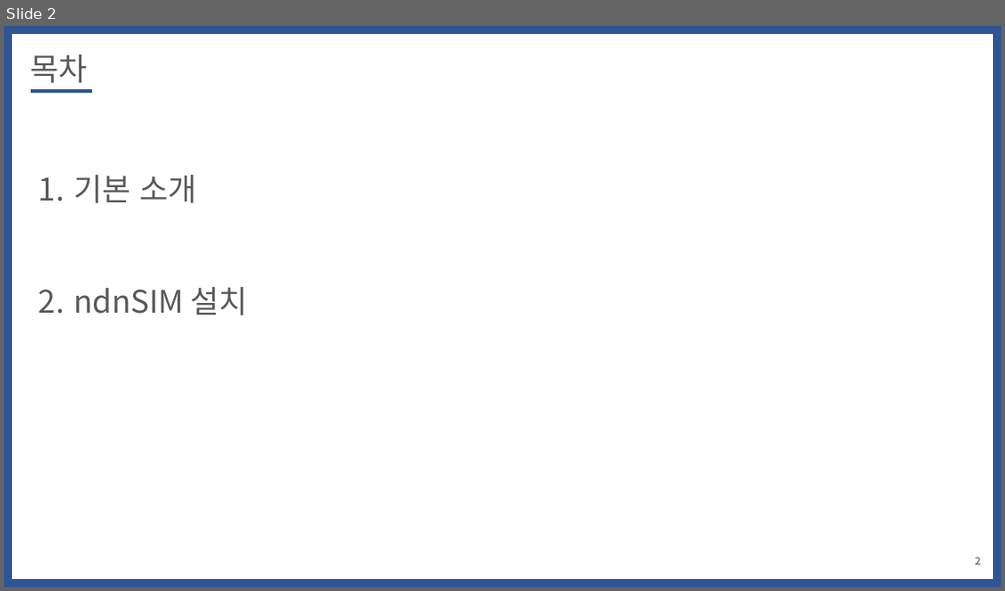
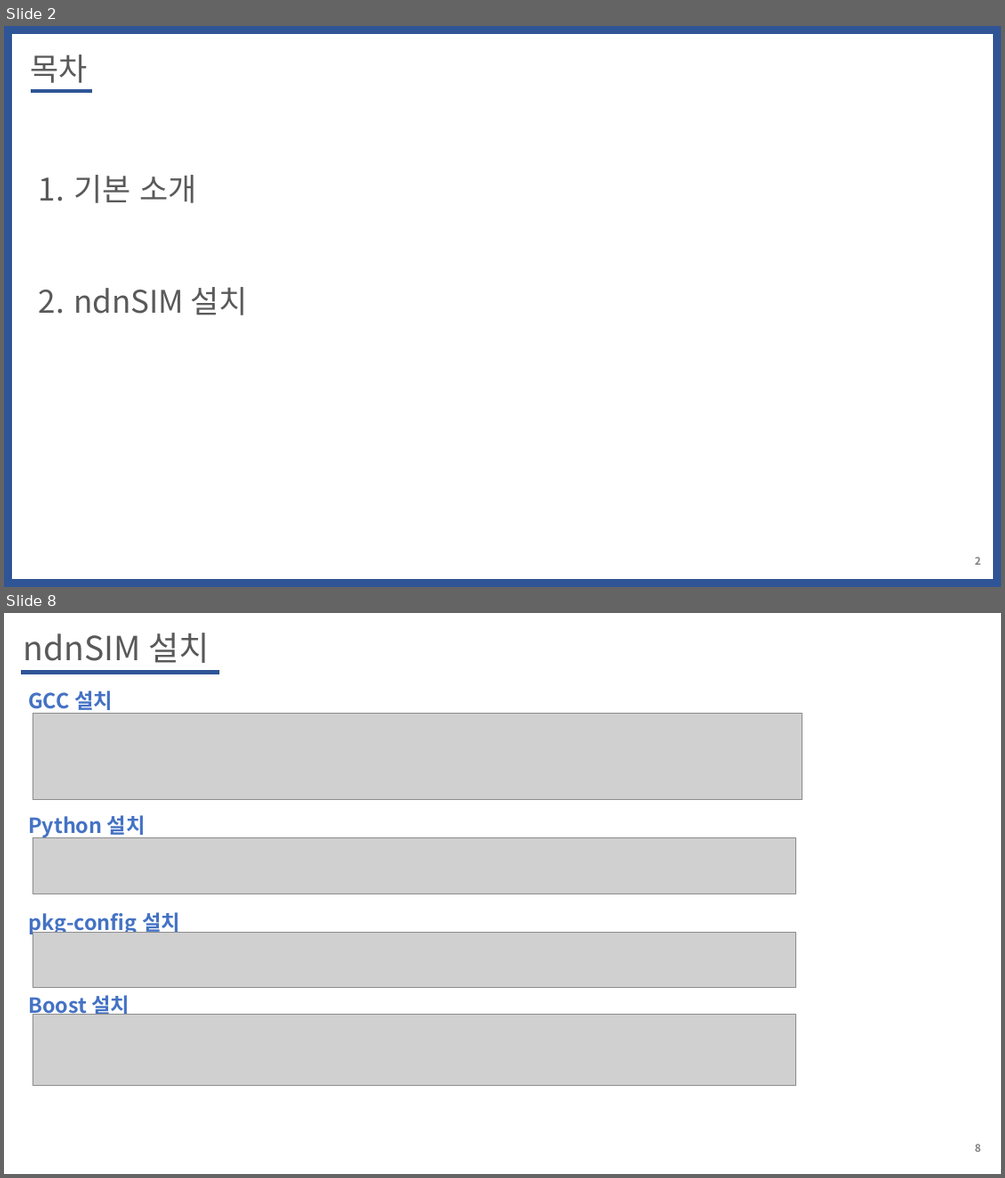
Before and after one commit to WoogiBoogi1129/ICN-NDN, a slide deck: Named-Data-Net/PPT/NDN_Tutorial_ndnSIM_Install.pptx. Shown one above the other, each under a label of ours: slide 2 before the commit, slides 2 and 8 after it; the slides between them are not shown. The pictures are 1005x591 and 1005x1178 pixels, drawn with LibreOffice and Linux fonts; fonts in the diff are those of the drawing; grey boxes stand for pictures. Boxes give left, top, right and bottom in pixels: in the first picture for what was removed or moved away, otherwise in the second. Text is boxed around its words. In the diff, an @@ line names an element or a change of style, - is before the commit and + after.

```diff
--- a/Named-Data-Net/PPT/NDN_Tutorial_ndnSIM_Install.pptx
+++ b/Named-Data-Net/PPT/NDN_Tutorial_ndnSIM_Install.pptx
@@ slide 8 added at box(4, 613, 1001, 1174), background #FFFFFF @@
@@ text added at box(23, 633, 210, 663), 32 pt, text #595959 @@
+ndnSIM 설치
@@ line added from (21, 672) to (219, 672), #2F5597 4.5 pt @@
@@ text added at box(28, 690, 113, 714), 20 pt, text #4472C4, bold @@
+GCC 설치
@@ picture added at box(32, 714, 802, 800) @@
@@ text added at box(28, 815, 146, 838), 20 pt, text #4472C4, bold @@
+Python 설치
@@ picture added at box(32, 838, 796, 893) @@
@@ text added at box(28, 912, 180, 935), 20 pt, text #4472C4, bold @@
+pkg-config 설치
@@ picture added at box(32, 933, 796, 988) @@
@@ text added at box(28, 992, 129, 1019), 20 pt, text #4472C4, bold @@
+Boost 설치
@@ picture added at box(32, 1014, 796, 1086) @@
@@ page number added at box(975, 1143, 981, 1151), 10 pt, text #808080, bold @@
+8
```
Also in this commit, not shown: 2 slides changed, 7 other slides added, 10 slides removed, 1 other file.
